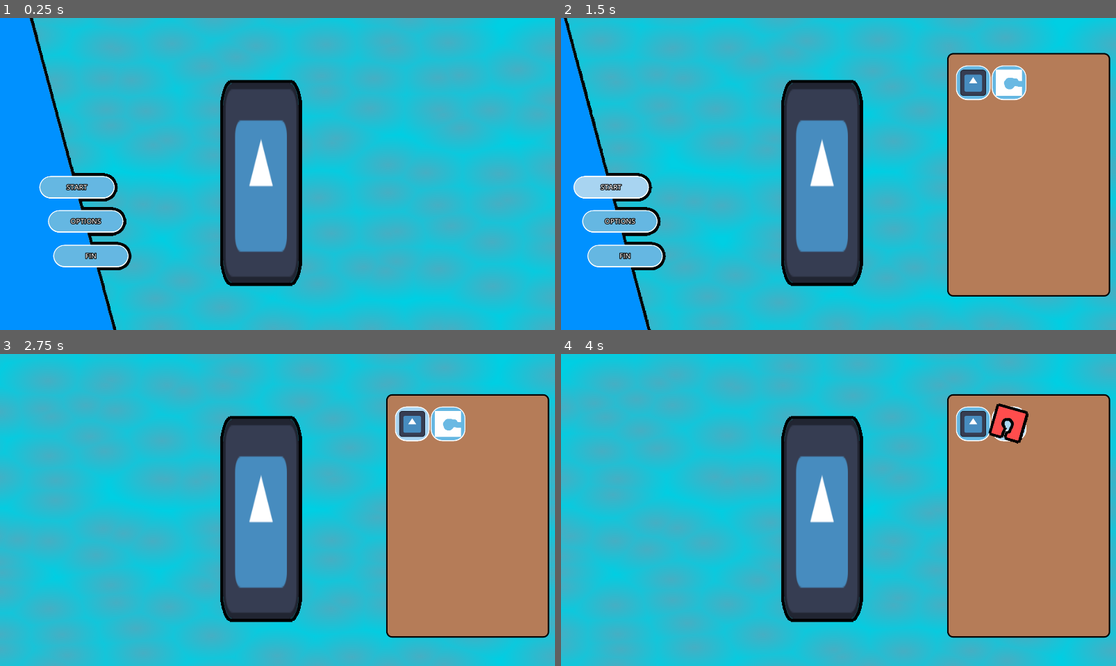
Above: before the commit, frames 1-4 (two rows, left to right).
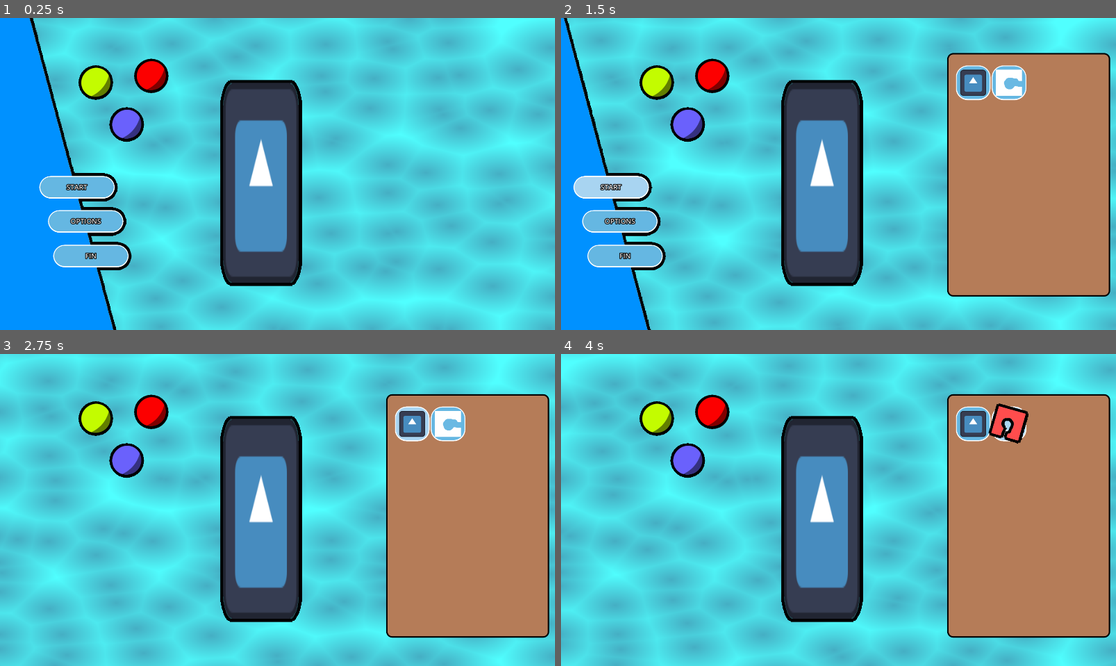
Above: after the commit, the same moments.

Repository: cyps8/FishDressing
Game: Godot game, scene res://Nodes/Scenes/game.tscn
Same seed, same stepped clock (60 frames per second), same inputs: the game is played once before the commit and once after it. The engine's default icon, where the game draws it, is replaced by a stand-in: a white triangle on a blue panel in a dark square.
Inputs (mouse positions are in pixels of both pictures, inside the frame that each line leads up to):
- Up to frame 1 (0.25 s): no input
- Up to frame 2 (1.5 s): click "START" at 0.5 s; click "START" at 1.25 s
- Up to frame 3 (2.75 s): click (410, 425) at 2 s
- Up to frame 4 (4 s): click (971, 422) at 2.75 s; click (1010, 422) at 3.52 s

The runs differ from the first frame. In frame 1, 57% of the frame differs, in the area x 6-100%, y 0-100%; in frame 2, 43%; in frame 3, 50%; in frame 4, 49%.

Commit message:
[+Added] Color swapping

Diff:
--- a/Nodes/Scenes/game.tscn
+++ b/Nodes/Scenes/game.tscn
@@ -11,10 +11,12 @@
 [ext_resource type="PackedScene" uid="uid://yq0o6gp3gjjs" path="res://Nodes/decor_button.tscn" id="8_eernm"]
 [ext_resource type="Resource" uid="uid://dxnprb17srg6g" path="res://Resources/Parts/default.tres" id="9_7h8tb"]
 [ext_resource type="Resource" uid="uid://dkl32775eo8kw" path="res://Resources/Parts/testShape.tres" id="10_o1q3g"]
+[ext_resource type="Shader" path="res://Scripts/Shaders/color_swap.gdshader" id="12_prx5v"]
+[ext_resource type="Texture2D" uid="uid://cjnme0xw1y0c1" path="res://Assets/Art/Sprites/redball.png" id="13_cwk0y"]
 
 [sub_resource type="ShaderMaterial" id="ShaderMaterial_kt6u2"]
 shader = ExtResource("3_tpo2n")
-shader_parameter/color_hue = Vector3(0, 0.81, 0.89)
+shader_parameter/color_hue = Color(0.313726, 1, 1, 1)
 
 [sub_resource type="Gradient" id="Gradient_4r7yq"]
 
@@ -37,6 +39,18 @@
 height = 1080
 fill_from = Vector2(0.203077, 0.461538)
 fill_to = Vector2(0.655385, 0.337607)
+
+[sub_resource type="ShaderMaterial" id="ShaderMaterial_n775b"]
+shader = ExtResource("12_prx5v")
+shader_parameter/red_color = Color(0.419608, 0.384314, 1, 1)
+shader_parameter/green_color = Color(1, 1, 1, 1)
+shader_parameter/blue_color = Color(1, 1, 1, 1)
+
+[sub_resource type="ShaderMaterial" id="ShaderMaterial_3agex"]
+shader = ExtResource("12_prx5v")
+shader_parameter/red_color = Color(0.772549, 1, 0, 1)
+shader_parameter/green_color = Color(1, 1, 1, 1)
+shader_parameter/blue_color = Color(1, 1, 1, 1)
 
 [node name="Root" type="Node2D"]
 script = ExtResource("1_e3qh4")
@@ -141,5 +155,19 @@
 scale = Vector2(2.03906, 5.40625)
 texture = ExtResource("1_6umiy")
 
+[node name="Redball" type="Sprite2D" parent="."]
+material = SubResource("ShaderMaterial_n775b")
+position = Vector2(440, 368)
+texture = ExtResource("13_cwk0y")
+
+[node name="Redball4" type="Sprite2D" parent="."]
+material = SubResource("ShaderMaterial_3agex")
+position = Vector2(333, 223)
+texture = ExtResource("13_cwk0y")
+
+[node name="Redball2" type="Sprite2D" parent="."]
+position = Vector2(525, 200)
+texture = ExtResource("13_cwk0y")
+
 [connection signal="pressed" from="MainMenu/C/Group/StartButton" to="MainMenu" method="StartButton"]
 [connection signal="pressed" from="MainMenu/C/Group/QuitButton" to="MainMenu" method="ExitButton"]
--- a/Scripts/Shaders/background.gdshader
+++ b/Scripts/Shaders/background.gdshader
@@ -1,6 +1,6 @@
 shader_type canvas_item;
 
-uniform vec3 color_hue;
+uniform vec4 color_hue : source_color = vec4(1.0);
 
 vec2 random2( vec2 p ) {
 	return fract(sin(vec2(dot(p, vec2(127.1, 311.7)), dot(p, vec2(269.5, 183.3))))*43758.5453);
@@ -29,6 +29,6 @@
 	}
 	color += m_dist;
 	color += 1.0-step(0.0, m_dist);
-	COLOR = vec4(color_hue, color.b);
+	COLOR = vec4(color_hue.rgb, color.b);
 	//COLOR = texture(image, UV);
 }
--- /dev/null
+++ b/Scripts/Shaders/color_swap.gdshader
@@ -0,0 +1,29 @@
+shader_type canvas_item;
+
+uniform vec4 red_color : source_color = vec4(1.0);
+uniform vec4 green_color : source_color = vec4(1.0);
+uniform vec4 blue_color : source_color = vec4(1.0);
+
+void vertex() {
+	// Called for every vertex the material is visible on.
+}
+
+void fragment() {
+	if (COLOR.a > 0.1)
+	{
+		vec3 strength = vec3(.0, .0, .0);
+		if (COLOR.r > 0.0)
+		{
+			strength.r = COLOR.r / (1.0 + COLOR.g + COLOR.b);
+		}
+		if (COLOR.g > 0.0)
+		{
+			strength.g = COLOR.g / (COLOR.r + 1.0 + COLOR.b);
+		}
+		if (COLOR.b > 0.0)
+		{
+			strength.b = COLOR.b / (COLOR.r + COLOR.g + 1.0);
+		}
+		COLOR = vec4((red_color.rgb * strength.r) + (green_color.rgb * strength.g) + (blue_color.rgb * strength.b), 1.0);
+	}
+}
Binary file added: Assets/Art/Sprites/redball.png
Not shown, added: Assets/Art/Sprites/redball.png.import
Not shown: 1 places in Nodes/Scenes/game.tscn that only renumber resources
